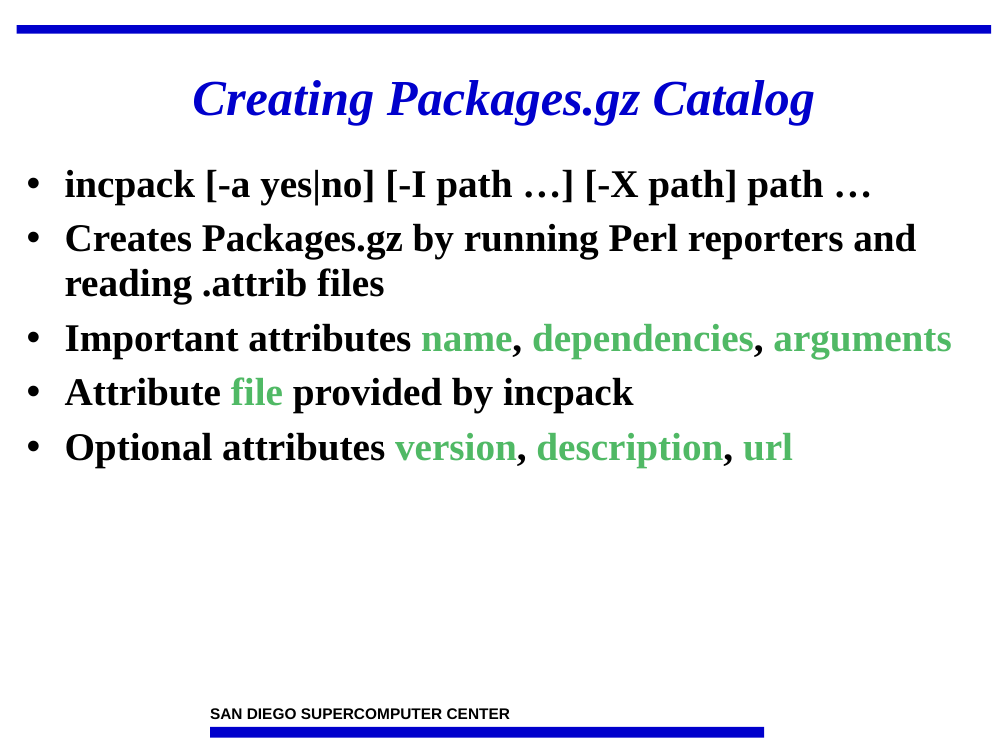
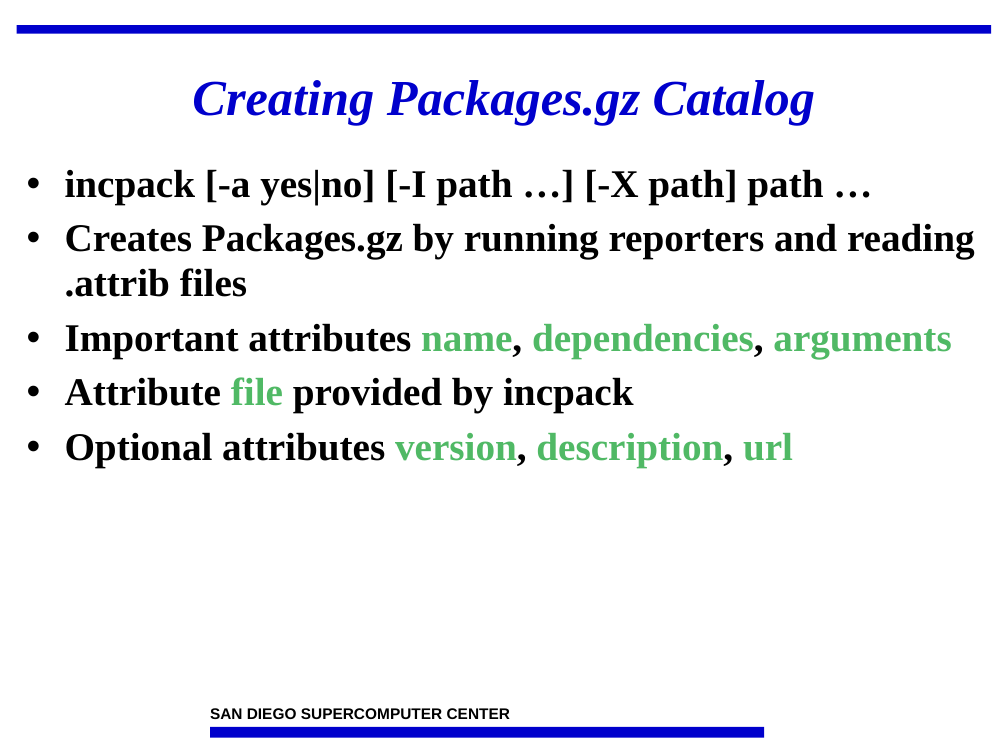
Before and after one commit to IncaProject/inca-xsede, a slide deck: slide 36 of talks/2008workshop/incaReporters.ppt (slide 28 before the commit). Drawn at 1008x756 pixels with LibreOffice and Linux fonts; fonts in the diff are those of the drawing; background and template pictures are left out. Boxes give left, top, right and bottom in pixels: in the first picture for what was removed or moved away, otherwise in the second. Text is boxed around its words. In the diff, an @@ line names an element or a change of style, - is before the commit and + after.

```diff
--- a/talks/2008workshop/incaReporters.ppt
+++ b/talks/2008workshop/incaReporters.ppt
@@ text at [65,223,975,297]: text changed @@
-• Creates Packages.gz by running Perl reporters and reading .attrib files
+• Creates Packages.gz by running reporters and reading .attrib files
```
Also in this commit, not shown: 13 other slides changed, 7 slides added.
